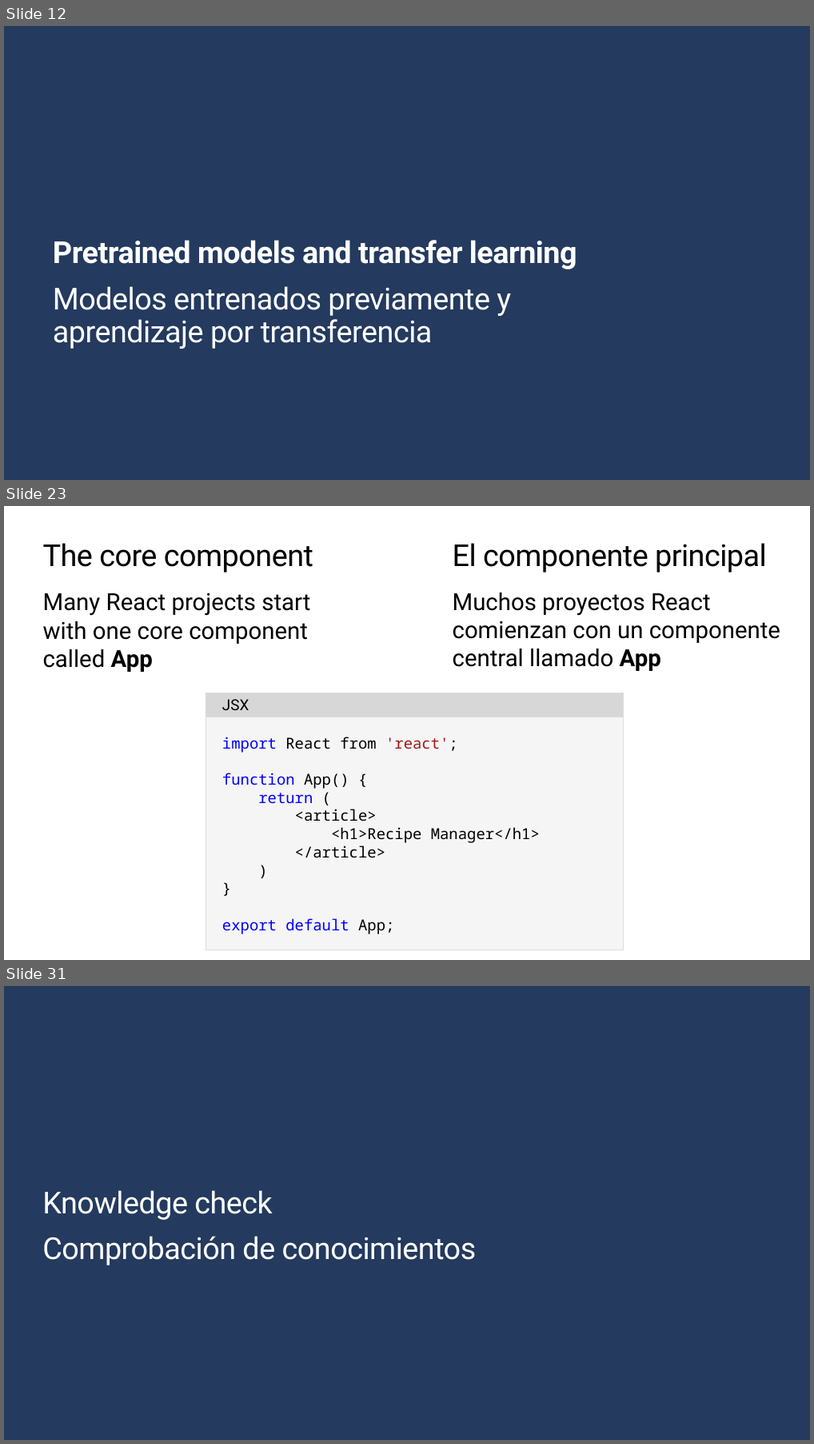
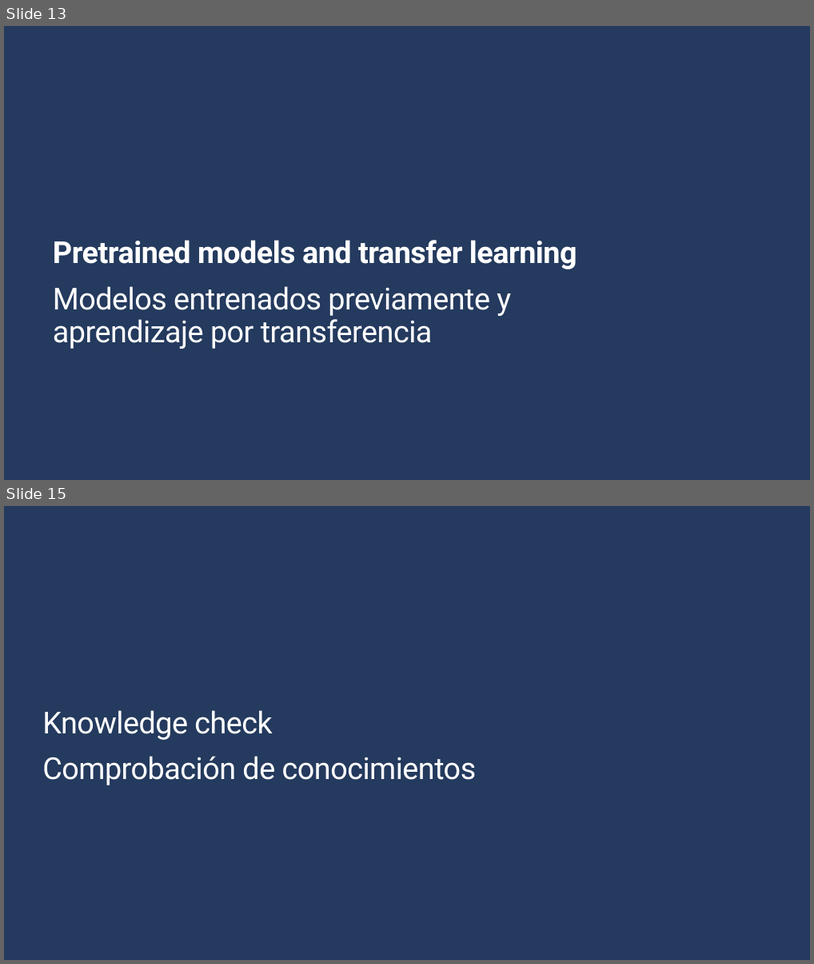
Before and after one commit to Gilberto-Guzman-Student-Ambassadors/Introduction_to_Computer_Vision_with_TensorFlow, a slide deck: presentation/slides.pptx. Shown one above the other, each under a label of ours: slides 12, 23 and 31 before the commit, slides 13 and 15 after it; the slides between them are not shown. The pictures are 814x1444 and 814x964 pixels, drawn with LibreOffice and Linux fonts; fonts in the diff are those of the drawing; background and template pictures are left out. Boxes give left, top, right and bottom in pixels: in the first picture for what was removed or moved away, otherwise in the second. Text is boxed around its words. In the diff, an @@ line names an element or a change of style, - is before the commit and + after.

```diff
--- a/presentation/slides.pptx
+++ b/presentation/slides.pptx
@@ slide 23 removed at (x1=4, y1=506, x2=810, y2=960), background #FFFFFF @@
@@ title removed at (x1=43, y1=543, x2=314, y2=572) @@
-The core component
@@ text removed at (x1=453, y1=543, x2=767, y2=572) @@
-El componente principal
@@ text removed at (x1=43, y1=593, x2=310, y2=672) @@
-Many React projects start with one core component called App
@@ text removed at (x1=453, y1=592, x2=781, y2=671) @@
-Muchos proyectos React comienzan con un componente central llamado App
@@ rectangle removed at (x1=206, y1=692, x2=624, y2=716) @@
-JSX
@@ rectangle removed at (x1=206, y1=716, x2=624, y2=950) @@
-import React from 'react';
-function App() {
-return (
-<article>
-<h1>Recipe Manager</h1>
-</article>
-)
-}
-export default App;
@@ what was slide 12 is now slide 13 @@
@@ what was slide 31 is now slide 15 @@
```
Also in this commit, not shown: 1 slide changed, 2 slides added, 17 other slides removed.
